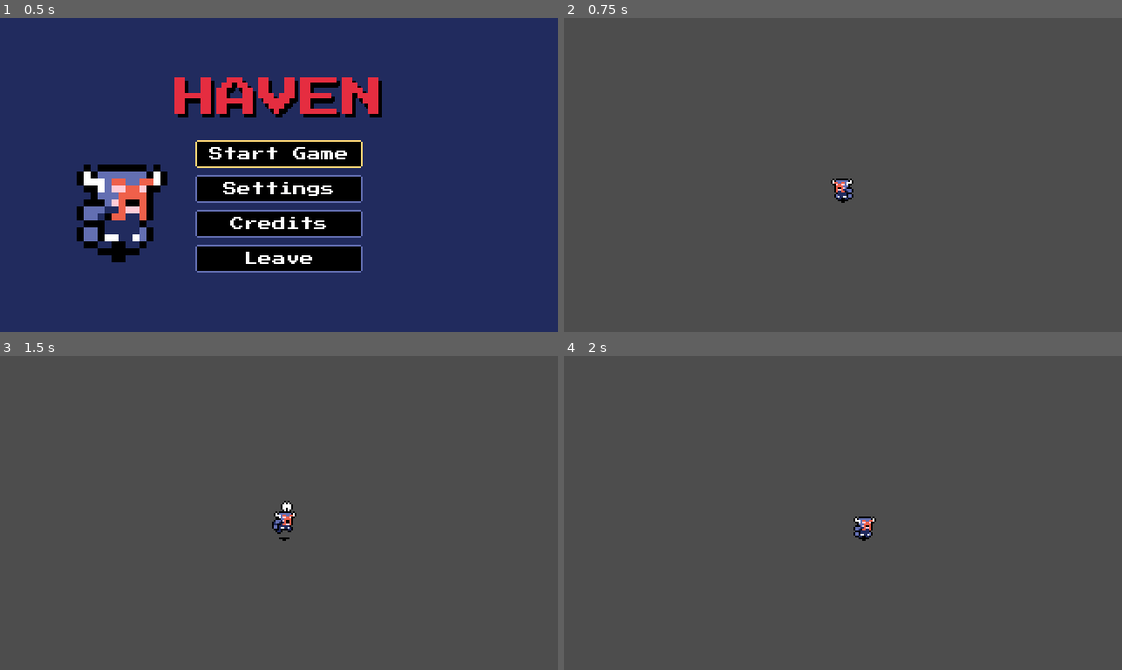
Above: before the commit, frames 1-4 (two rows, left to right).
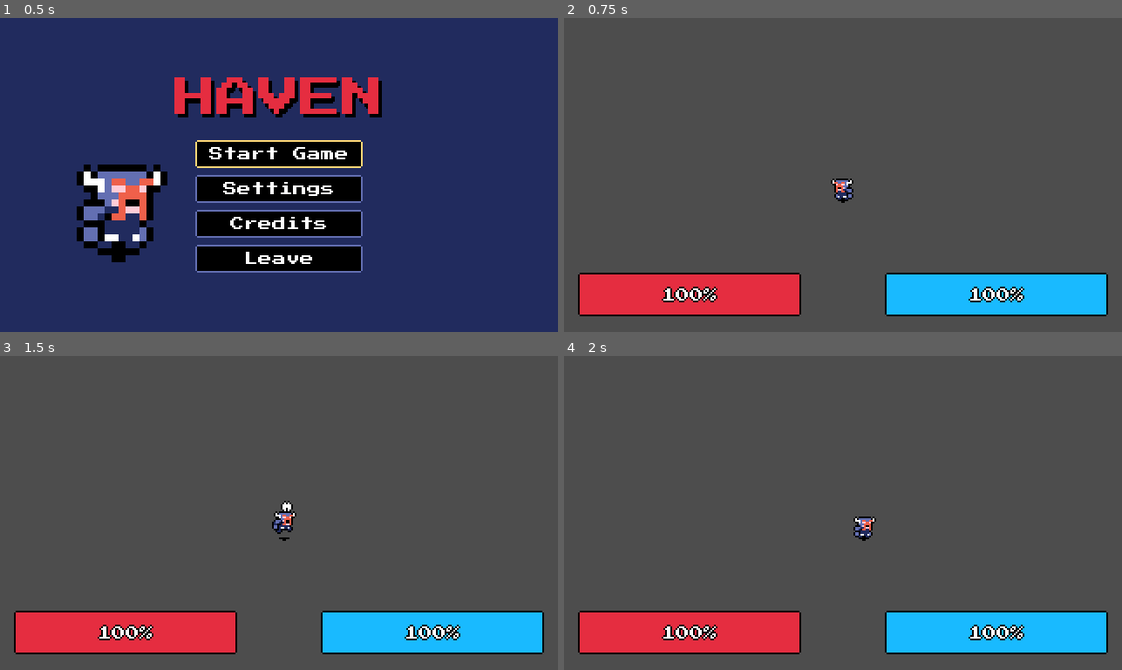
Above: after the commit, the same moments.

Repository: DaEpickid540/haven-2026
Game: Godot game, scene res://Scenes/main_menu.tscn
Same seed, same stepped clock (60 frames per second), same inputs: the game is played once before the commit and once after it.
Inputs:
- Up to frame 1 (0.5 s): no input
- Up to frame 2 (0.75 s): click "Start Game" at 0.5 s
- Up to frame 3 (1.5 s): tap Enter at 1.25 s; hold Right (right) from 1.28 s (still down); tap J (attack) at 1.35 s
- Up to frame 4 (2 s): keep holding Right (right)

Frame 1 is identical in both runs. In frame 2, 11% of the frame differs, in the area x 2-98%, y 81-95%; in frame 3, 11%; in frame 4, 11%.

Commit message:
Add HUD scene with health and dash bars
Moves the HUD out of player.tscn into its own Scenes/hud.tscn
(CanvasLayer, layer 1, below the pause menu) so it can't conflict
with player scene edits. player.tscn only gains the instance.
Bars are styled from pixel_theme.tres: red health, cyan StaminaBar.

Co-Authored-By: Claude Opus 5.5 <noreply@anthropic.com>

Diff:
--- a/Assets/Fonts/pixel_theme.tres
+++ b/Assets/Fonts/pixel_theme.tres
@@ -128,6 +128,45 @@
 border_width_right = 1
 border_width_bottom = 1
 border_color = Color(0.38824, 0.43529, 0.69804, 1)
+corner_radius_top_left = 2
+corner_radius_top_right = 2
+corner_radius_bottom_right = 2
+corner_radius_bottom_left = 2
+anti_aliasing = false
+
+[sub_resource type="StyleBoxFlat" id="bar_background"]
+bg_color = Color(0.12941, 0.16863, 0.36863, 1)
+border_width_left = 1
+border_width_top = 1
+border_width_right = 1
+border_width_bottom = 1
+border_color = Color(0, 0, 0, 1)
+corner_radius_top_left = 2
+corner_radius_top_right = 2
+corner_radius_bottom_right = 2
+corner_radius_bottom_left = 2
+anti_aliasing = false
+
+[sub_resource type="StyleBoxFlat" id="bar_fill_health"]
+bg_color = Color(0.89804, 0.17647, 0.25098, 1)
+border_width_left = 1
+border_width_top = 1
+border_width_right = 1
+border_width_bottom = 1
+border_color = Color(0, 0, 0, 1)
+corner_radius_top_left = 2
+corner_radius_top_right = 2
+corner_radius_bottom_right = 2
+corner_radius_bottom_left = 2
+anti_aliasing = false
+
+[sub_resource type="StyleBoxFlat" id="bar_fill_stamina"]
+bg_color = Color(0.09804, 0.72941, 1, 1)
+border_width_left = 1
+border_width_top = 1
+border_width_right = 1
+border_width_bottom = 1
+border_color = Color(0, 0, 0, 1)
 corner_radius_top_left = 2
 corner_radius_top_right = 2
 corner_radius_bottom_right = 2
@@ -160,6 +199,13 @@
 MutedLabel/base_type = &"Label"
 MutedLabel/colors/font_color = Color(0.67843, 0.76863, 1, 1)
 PanelContainer/styles/panel = SubResource("panel")
+ProgressBar/colors/font_color = Color(1, 1, 1, 1)
+ProgressBar/colors/font_outline_color = Color(0, 0, 0, 1)
+ProgressBar/constants/outline_size = 2
+ProgressBar/styles/background = SubResource("bar_background")
+ProgressBar/styles/fill = SubResource("bar_fill_health")
+StaminaBar/base_type = &"ProgressBar"
+StaminaBar/styles/fill = SubResource("bar_fill_stamina")
 TitleLabel/base_type = &"Label"
 TitleLabel/colors/font_color = Color(0.89804, 0.17647, 0.25098, 1)
 TitleLabel/colors/font_shadow_color = Color(0, 0, 0, 1)
--- /dev/null
+++ b/Scenes/hud.tscn
@@ -0,0 +1,32 @@
+[gd_scene format=3]
+
+[node name="Hud" type="CanvasLayer" unique_id=1245555729]
+layer = 1
+
+[node name="Health" type="ProgressBar" parent="." unique_id=927956362]
+unique_name_in_owner = true
+anchors_preset = 4
+anchor_top = 0.5
+anchor_bottom = 0.5
+offset_left = 8.0
+offset_top = 56.0
+offset_right = 136.0
+offset_bottom = 81.0
+grow_vertical = 2
+value = 100.0
+
+[node name="Dash" type="ProgressBar" parent="." unique_id=674646581]
+unique_name_in_owner = true
+anchors_preset = 6
+anchor_left = 1.0
+anchor_top = 0.5
+anchor_right = 1.0
+anchor_bottom = 0.5
+offset_left = -136.0
+offset_top = 56.0
+offset_right = -8.0
+offset_bottom = 81.0
+grow_horizontal = 0
+grow_vertical = 2
+theme_type_variation = &"StaminaBar"
+value = 100.0
--- a/Scenes/player.tscn
+++ b/Scenes/player.tscn
@@ -3,6 +3,7 @@
 [ext_resource type="Script" uid="uid://citabd2f6iqau" path="res://Scripts/player.gd" id="1_cvnsp"]
 [ext_resource type="Texture2D" uid="uid://wl5kturnpj1y" path="res://Assets/Players/Dwarf/dwarf x1.png" id="1_v0iea"]
 [ext_resource type="PackedScene" uid="uid://b3hilkve4j1uw" path="res://Scenes/PauseMenu.tscn" id="2_pause"]
+[ext_resource type="PackedScene" path="res://Scenes/hud.tscn" id="3_hud"]
 
 [sub_resource type="Animation" id="Animation_v0iea"]
 resource_name = "Idle"
@@ -499,6 +500,8 @@
 
 [node name="PauseMenu" parent="." unique_id=263341844 instance=ExtResource("2_pause")]
 
+[node name="Hud" parent="." instance=ExtResource("3_hud")]
+
 [node name="Area2D" type="Area2D" parent="." unique_id=1643113148]
 
 [node name="CollisionPolygon2D" type="CollisionPolygon2D" parent="Area2D" unique_id=1342032514]
